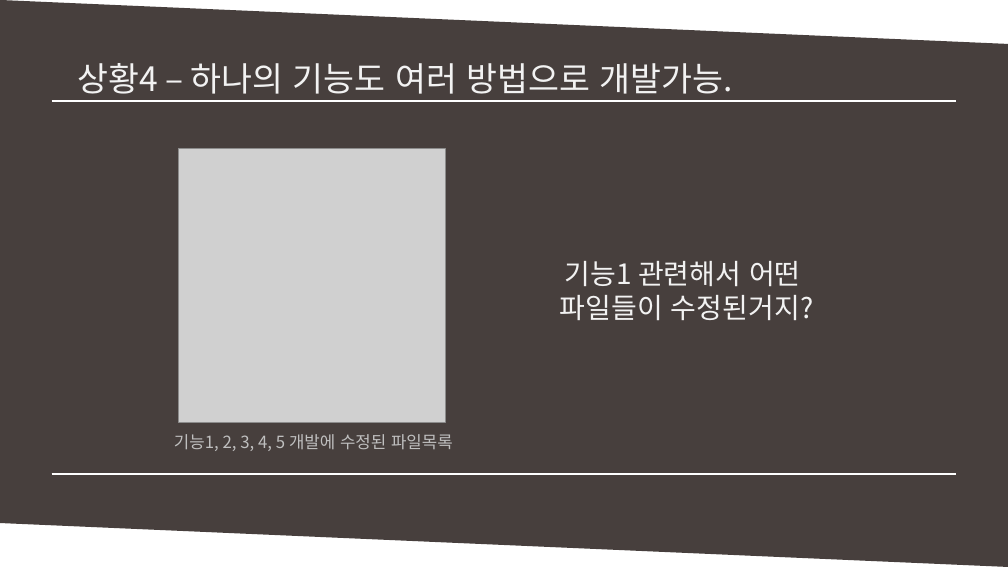
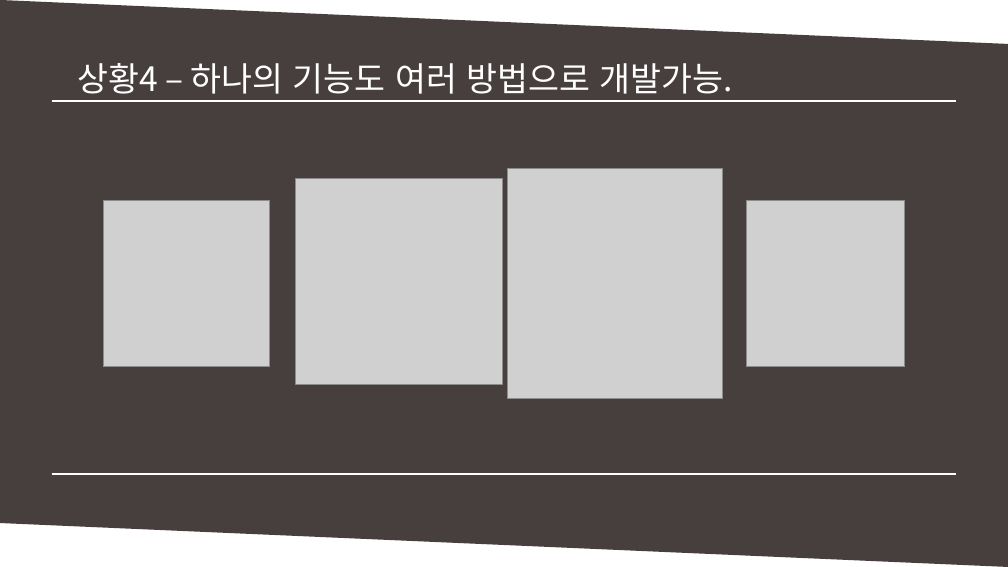
Before and after one commit to MinSikMoon/pptgit, a slide deck: slide 10 of git발표.pptx (slide 9 before the commit). Drawn at 1008x567 pixels with LibreOffice and Linux fonts; fonts in the diff are those of the drawing; grey boxes stand for pictures. Boxes give left, top, right and bottom in pixels: in the first picture for what was removed or moved away, otherwise in the second. Text is boxed around its words. In the diff, an @@ line names an element or a change of style, - is before the commit and + after.

```diff
--- a/git발표.pptx
+++ b/git발표.pptx
@@ picture removed at (x1=178, y1=148, x2=446, y2=422) @@
@@ picture added at (x1=296, y1=178, x2=503, y2=385) @@
@@ picture added at (x1=508, y1=168, x2=723, y2=398) @@
@@ picture added at (x1=103, y1=201, x2=269, y2=367) @@
@@ picture added at (x1=746, y1=201, x2=904, y2=367) @@
@@ text removed at (x1=560, y1=261, x2=813, y2=320) @@
-기능1 관련해서 어떤
-파일들이 수정된거지?
@@ text removed at (x1=174, y1=434, x2=453, y2=451) @@
-기능1, 2, 3, 4, 5 개발에 수정된 파일목록
```
Also in this commit, not shown: 7 other slides changed, 4 slides added.
